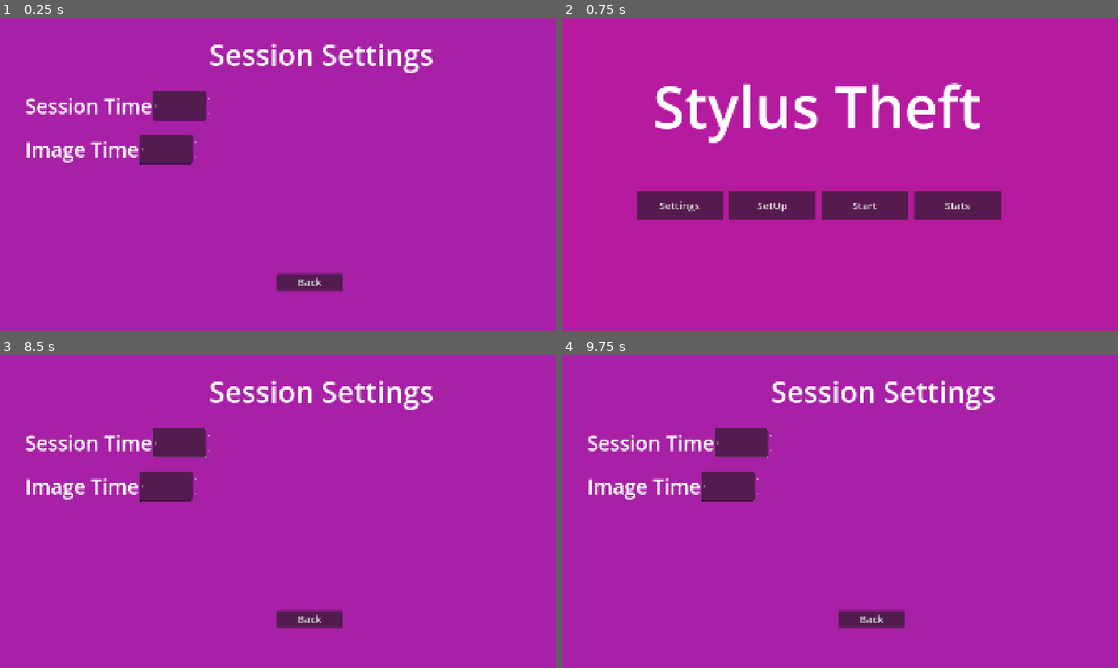
Above: before the commit, frames 1-4 (two rows, left to right).
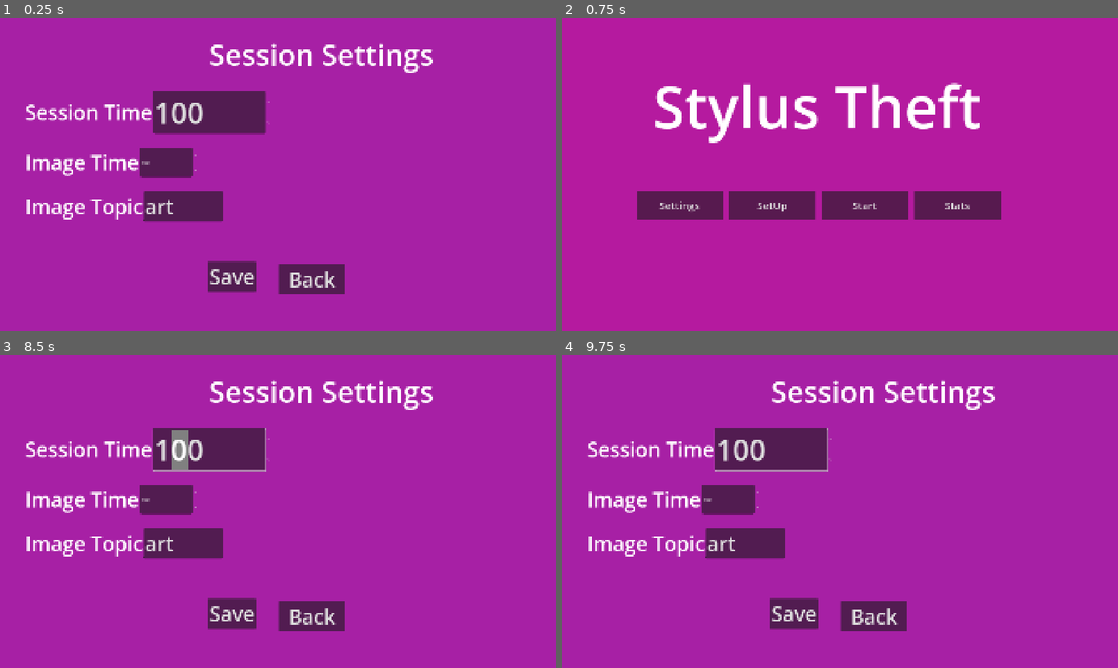
Above: after the commit, the same moments.

Repository: lovetocode/stylusTheft
Game: Godot game, scene res://sessionsettings.tscn
The game is run twice, just before and just after one commit, with the same random seed, the same clock (stepped at 60 frames per second) and the same inputs. This scene is started directly instead of the project's main scene.
Inputs (mouse positions are in pixels of both pictures, inside the frame that each line leads up to):
- Up to frame 1 (0.25 s): no input
- Up to frame 2 (0.75 s): click "Back" at 0.5 s
- Up to frame 3 (8.5 s): click "SetUp" at 1.25 s; click (233, 614) at 2 s, where only the run after the commit has a clickable "Save"; move the mouse to (400, 495) at 2.77 s; hold Shift 2.78-3.5 s; click (400, 495) at 2.92 s; drag from (166, 527) to (250, 574) at 3.52 s; move the mouse to (333, 442) at 4.27 s; tap Ctrl at 4.35 s; click (333, 442) at 4.42 s; drag from (250, 574) to (111, 464) at 5.02 s; move the mouse to (444, 558) at 5.77 s; tap Alt at 5.85 s; click (444, 558) at 5.92 s; drag from (111, 464) to (194, 433) at 6.52 s; move the mouse to (305, 511) at 7.27 s; hold Shift 7.28-8 s; click (305, 511) at 7.42 s; drag from (194, 433) to (166, 527) at 8.02 s
- Up to frame 4 (9.75 s): tap Enter at 8.75 s; move the mouse to (962, 495) at 8.77 s; tap Ctrl at 8.85 s; click (962, 495) at 8.92 s; tap Space at 9.5 s; drag from (728, 527) to (812, 574) at 9.52 s

The runs differ from the first frame. In frame 1, 8.3% of the frame differs, in the area x 4-62%, y 23-89%; in frame 2, nothing differs; in frame 3, 8.5%; in frame 4, 8.3%.

Commit message:
got pixabay loader working

Diff:
--- a/stylus-theft/Scripts/SessionConfig.gd
+++ b/stylus-theft/Scripts/SessionConfig.gd
@@ -2,17 +2,19 @@
 
 var image_time: float = 120.0
 var session_time:float = 600
+var pixabay_query: String = "art"
 
 const SAVE_PATH = "user://session_config.json"
 
 # Called when the node enters the scene tree for the first time.
 func _ready() -> void:
-	pass
+	load_config()
 
 func save_config():
 	var data = {
 		"image_time": image_time,
-		"session_time": session_time
+		"session_time": session_time,
+		 "pixabay_query": pixabay_query
 	}
 
 	var file = FileAccess.open(SAVE_PATH, FileAccess.WRITE)
@@ -23,9 +25,10 @@
 	if not FileAccess.file_exists(SAVE_PATH):
 		return
 	var file = FileAccess.open(SAVE_PATH, FileAccess.READ)
-	var data = JSON.parse_string(file.to_string())
+	var data = JSON.parse_string(file.get_as_text())
 	file.close()
 
 	if data:
 		image_time = data.get("image_time", image_time)
 		session_time = data.get("session_time", session_time)
+		pixabay_query = data.get("pixabay_query", pixabay_query)
--- a/stylus-theft/Scripts/draw_layer.gd
+++ b/stylus-theft/Scripts/draw_layer.gd
@@ -2,7 +2,6 @@
 
 @onready var tool_bar = $"../ToolBar"
 @onready var texture_rect = $"../reference"
-
 
 
 func _ready() -> void:
--- a/stylus-theft/Scripts/gallery_loader.gd
+++ b/stylus-theft/Scripts/gallery_loader.gd
@@ -1,16 +1,4 @@
 extends Node2D
-
-@onready var canvas = $"../DrawLayer"
-@onready var tool_bar = $"../ToolBar"
-@onready var timer = $"../ImageTimer"
-
-# Called when the node enters the scene tree for the first time.
-func _ready() -> void:
-	tool_bar.next_requested.connect(_on_next_requested)
-	if OS.get_name() == "Android":
-		OS.request_permissions()
-	scan_gallery()
-	load_next_gallery_image()
 
 var gallery_images: Array[String] = []
 var current_index: int = 0
@@ -24,6 +12,9 @@
 	gallery_images.clear()
 	for folder_path in GALLERY_PATHS:
 		var dir = DirAccess.open(folder_path)
+		if dir == null:
+			push_warning("Could not open folder: " + folder_path)
+			continue
 		dir.list_dir_begin()
 		var file_name = dir.get_next()
 
@@ -59,17 +50,3 @@
 	var texture = ImageTexture.create_from_image(image)
 
 	$"../reference".texture = texture
-
-func _on_timer_timeout() -> void:
-	clear_drawing()
-	load_next_gallery_image()
-
-func clear_drawing():
-	canvas.strokes.clear()
-	canvas.queue_redraw()
-
-func _on_next_requested():
-	timer.stop()
-	clear_drawing()
-	timer.start()
-	load_next_gallery_image()
--- /dev/null
+++ b/stylus-theft/Scripts/pixabay_loader.gd
@@ -0,0 +1,51 @@
+extends Node2D
+
+const secrets = preload("res://secrets.gd")
+
+@onready var search_request: HTTPRequest = $SearchRequest
+@onready var image_request: HTTPRequest = $ImageRequest
+
+
+signal image_ready(texture: ImageTexture)
+
+# Called when the node enters the scene tree for the first time.
+func _ready() -> void:
+	search_request.request_completed.connect(_on_search_completed)
+	image_request.request_completed.connect(_on_image_completed)
+
+func search_and_load(query: String) -> void:
+	var encoded_query: String = query.uri_encode()
+	var url: String = "https://pixabay.com/api/?key=%s&q=%s&image_type=photo&per_page=20" % [secrets.PIXABAY_API_KEY, encoded_query]
+	search_request.request(url)
+
+func _on_search_completed(result: int, response_code: int, headers:PackedStringArray, body: PackedByteArray) -> void:
+	if response_code != 200:
+		push_error("pixabay search failed with code: " + str(response_code))
+		return
+	var json_string: String = body.get_string_from_utf8()
+	var parsed = JSON.parse_string(json_string)
+
+	if parsed == null or not parsed.has("hits") or parsed["hits"].is_empty():
+		push_warning("No pixabay results for that search.")
+		return
+	var hits: Array = parsed["hits"]
+	var chosen = hits[randi() % hits.size()]
+
+	var image_url: String = chosen["webformatURL"]
+
+	image_request.request(image_url)
+
+func _on_image_completed(result:int, response_code:int, headers: PackedStringArray, body: PackedByteArray):
+	if response_code != 200:
+		push_error("Image failed to download with code: " + str(response_code))
+		return
+
+	var image:Image = Image.new()
+	var error: int = image.load_jpg_from_buffer(body)
+
+	if error != OK:
+		push_warning("Failed to decode downloaded image.")
+		return
+
+	var texture: ImageTexture = ImageTexture.create_from_image(image)
+	image_ready.emit(texture)
--- a/stylus-theft/Scripts/sessionsettings.gd
+++ b/stylus-theft/Scripts/sessionsettings.gd
@@ -1,11 +1,19 @@
 extends Node2D
 
+@onready var pixabay_search_field: LineEdit = $VBoxContainer/HBoxContainer3/PixabaySearchField
+@onready var image_time: SpinBox = $VBoxContainer/HBoxContainer2/ImageTimeInput
+@onready var session_time: SpinBox  = $VBoxContainer/HBoxContainer/SessionTimeInput
 
 # Called when the node enters the scene tree for the first time.
 func _ready() -> void:
 	get_viewport().size_changed.connect(_on_size_changed)
 	_on_size_changed()
 	$Back.pressed.connect(_on_back_pressed)
+	$Save.pressed.connect(_on_save_pressed)
+	pixabay_search_field.text = SessionConfig.pixabay_query
+	session_time.value = SessionConfig.session_time
+	image_time.value = SessionConfig.image_time
+
 
 func _on_size_changed():
 	var vp_size = get_viewport_rect().size
@@ -13,5 +21,14 @@
 	$background.position = Vector2.ZERO
 
 
-func _on_back_pressed():
+func _on_back_pressed() -> void:
 	get_tree().change_scene_to_file("res://main.tscn")
+
+func _on_save_pressed() -> void:
+	if pixabay_search_field.text.strip_edges() != "" :
+		SessionConfig.pixabay_query = pixabay_search_field.text
+
+	SessionConfig.image_time = image_time.value
+	SessionConfig.session_time = session_time.value
+
+	SessionConfig.save_config()
--- a/stylus-theft/Scripts/tracing_canvas.gd
+++ b/stylus-theft/Scripts/tracing_canvas.gd
@@ -5,11 +5,12 @@
 @onready var top_bar = $ToolBar
 @onready var reference = $reference
 @onready var draw_layer = $DrawLayer
+@onready var pixabay_loader: Node2D = $PixabayLoader
+@onready var gallery_loader = $GalleryLoader
 
 
 var sesson_elapsed: float = 0.0
 var session_active: bool = true
-var image_time: float
 var session_time: float
 
 
@@ -21,6 +22,17 @@
 	session_time = SessionConfig.session_time
 	setup_top_bar()
 	timer.start()
+	pixabay_loader.image_ready.connect(_on_pixabay_image_ready)
+	top_bar.next_requested.connect(_on_next_requested)
+	if OS.get_name() == "Android":
+		OS.request_permissions()
+	#gallery_loader.scan_gallery()
+	#gallery_loader.load_next_gallery_image()
+	pixabay_loader.search_and_load(SessionConfig.pixabay_query)
+
+
+func _on_pixabay_image_ready(texture: ImageTexture) -> void:
+	reference.texture = texture
 
 
 func _on_viewport_resized():
@@ -57,3 +69,18 @@
 
 	draw_layer.position.y = bar_height
 	draw_layer.bar_height = bar_height
+
+func _on_next_requested():
+	timer.stop()
+	clear_drawing()
+	timer.start()
+	gallery_loader.load_next_gallery_image()
+
+func clear_drawing():
+	draw_layer.strokes.clear()
+	draw_layer.queue_redraw()
+
+func _on_timer_timeout() -> void:
+	clear_drawing()
+	gallery_loader.load_next_gallery_image()
+	pixabay_loader.search_and_load(SessionConfig.pixabay_query)
--- a/stylus-theft/project.godot
+++ b/stylus-theft/project.godot
@@ -27,6 +27,10 @@
 window/stretch/mode="canvas_items"
 window/stretch/aspect="expand"
 
+[editor_plugins]
+
+enabled=PackedStringArray("res://addons/gut/plugin.cfg")
+
 [physics]
 
 3d/physics_engine="Jolt Physics"
--- a/stylus-theft/sessionsettings.tscn
+++ b/stylus-theft/sessionsettings.tscn
@@ -1,6 +1,9 @@
 [gd_scene format=3 uid="uid://bmm8qrjkknsp8"]
 
 [ext_resource type="Script" uid="uid://ccvw8jeetkcht" path="res://Scripts/sessionsettings.gd" id="1_dvvwr"]
+
+[sub_resource type="Theme" id="Theme_u45p6"]
+default_font_size = 100
 
 [node name="Settings" type="Node2D" unique_id=485688192]
 script = ExtResource("1_dvvwr")
@@ -40,23 +43,45 @@
 [node name="SessionTimeInput" type="SpinBox" parent="VBoxContainer/HBoxContainer" unique_id=464258507]
 custom_minimum_size = Vector2(200, 100)
 layout_mode = 2
+theme = SubResource("Theme_u45p6")
 
 [node name="HBoxContainer2" type="HBoxContainer" parent="VBoxContainer" unique_id=234356819]
 layout_mode = 2
 
-[node name="PerImageTime" type="Label" parent="VBoxContainer/HBoxContainer2" unique_id=171742956]
+[node name="ImageTime" type="Label" parent="VBoxContainer/HBoxContainer2" unique_id=171742956]
 layout_mode = 2
 theme_override_font_sizes/font_size = 70
 text = "Image Time"
 
-[node name="SessionTimeInput" type="SpinBox" parent="VBoxContainer/HBoxContainer2" unique_id=1129582832]
+[node name="ImageTimeInput" type="SpinBox" parent="VBoxContainer/HBoxContainer2" unique_id=1129582832]
 custom_minimum_size = Vector2(200, 100)
 layout_mode = 2
 
+[node name="HBoxContainer3" type="HBoxContainer" parent="VBoxContainer" unique_id=1289243659]
+layout_mode = 2
+
+[node name="ImageTopic" type="Label" parent="VBoxContainer/HBoxContainer3" unique_id=1762989097]
+layout_mode = 2
+theme_override_font_sizes/font_size = 70
+text = "Image Topic"
+
+[node name="PixabaySearchField" type="LineEdit" parent="VBoxContainer/HBoxContainer3" unique_id=675501826]
+layout_mode = 2
+theme_override_font_sizes/font_size = 70
+placeholder_text = "topic"
+
 [node name="Back" type="Button" parent="." unique_id=930538076]
-offset_left = 956.0
-offset_top = 882.0
-offset_right = 1184.0
-offset_bottom = 940.0
-theme_override_font_sizes/font_size = 36
+offset_left = 963.0
+offset_top = 851.0
+offset_right = 1191.0
+offset_bottom = 955.0
+theme_override_font_sizes/font_size = 70
 text = "Back"
+
+[node name="Save" type="Button" parent="." unique_id=1934567989]
+offset_left = 719.0
+offset_top = 841.0
+offset_right = 884.0
+offset_bottom = 945.0
+theme_override_font_sizes/font_size = 70
+text = "Save"
--- a/stylus-theft/tracing_canvas.tscn
+++ b/stylus-theft/tracing_canvas.tscn
@@ -3,6 +3,7 @@
 [ext_resource type="Script" uid="uid://bk6def6op1q2i" path="res://Scripts/draw_layer.gd" id="1_n8lyf"]
 [ext_resource type="Script" uid="uid://cs1yfkhjvsacj" path="res://Scripts/tracing_canvas.gd" id="1_xrmd8"]
 [ext_resource type="Script" uid="uid://gomu63manvae" path="res://Scripts/gallery_loader.gd" id="3_bm03r"]
+[ext_resource type="Script" uid="uid://betgxfh4p2ddw" path="res://Scripts/pixabay_loader.gd" id="4_blbbb"]
 [ext_resource type="Script" uid="uid://dh45htkwoq3ff" path="res://tool_bar.gd" id="4_v0vuq"]
 [ext_resource type="AudioStream" uid="uid://mo8awado628i" path="res://tap-b.ogg" id="9_56r6y"]
 
@@ -32,6 +33,13 @@
 
 [node name="GalleryLoader" type="Node2D" parent="." unique_id=1941855610]
 script = ExtResource("3_bm03r")
+
+[node name="PixabayLoader" type="Node2D" parent="." unique_id=1352356018]
+script = ExtResource("4_blbbb")
+
+[node name="SearchRequest" type="HTTPRequest" parent="PixabayLoader" unique_id=1292686985]
+
+[node name="ImageRequest" type="HTTPRequest" parent="PixabayLoader" unique_id=2018090661]
 
 [node name="ToolBar" type="HBoxContainer" parent="." unique_id=533335717]
 offset_right = 40.0
@@ -95,5 +103,3 @@
 layout_mode = 2
 theme_override_font_sizes/font_size = 36
 text = "Next"
-
-[connection signal="timeout" from="ImageTimer" to="GalleryLoader" method="_on_timer_timeout"]
Not shown, added: stylus-theft/Scripts/pixabay_loader.gd.uid
Not shown, added: stylus-theft/addons/gut/GutScene.gd
Not shown, added: stylus-theft/addons/gut/GutScene.gd.uid
Not shown, added: stylus-theft/addons/gut/GutScene.tscn
Not shown, added: stylus-theft/addons/gut/UserFileViewer.gd
Not shown, added: stylus-theft/addons/gut/UserFileViewer.gd.uid
Not shown, added: stylus-theft/addons/gut/UserFileViewer.tscn
Not shown, added: stylus-theft/addons/gut/autofree.gd
Not shown, added: stylus-theft/addons/gut/autofree.gd.uid
Not shown, added: stylus-theft/addons/gut/awaiter.gd
Not shown, added: stylus-theft/addons/gut/awaiter.gd.uid
Not shown, added: stylus-theft/addons/gut/cli/change_project_warnings.gd
(and 249 more such lines)
